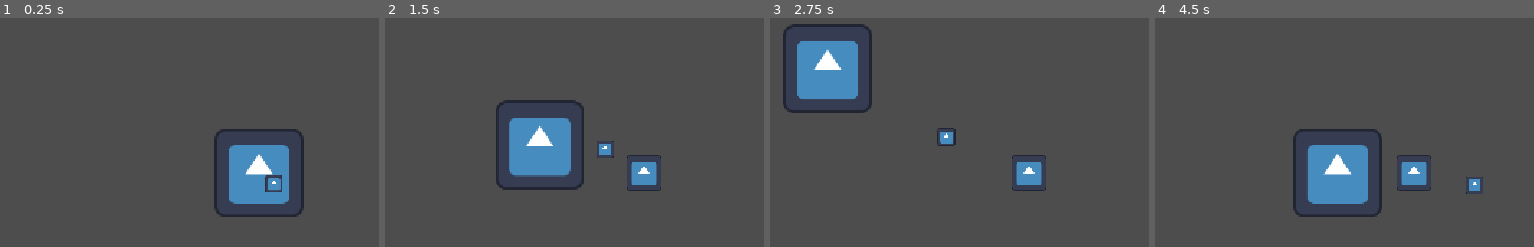
Above: before the commit, frames 1-4 (left to right).
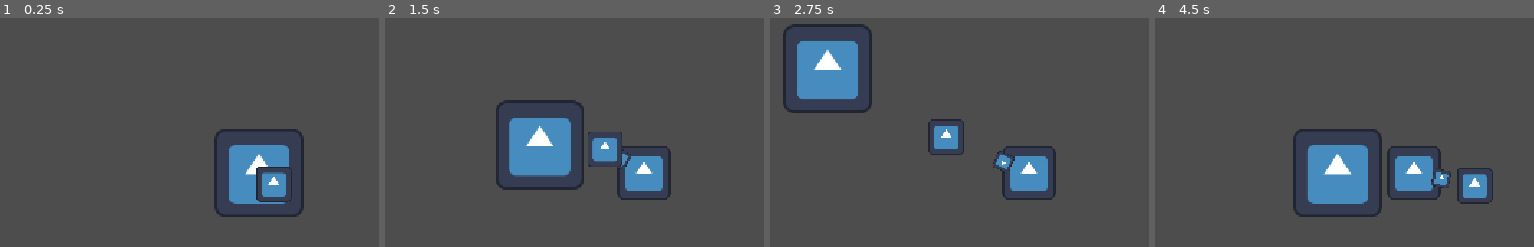
Above: after the commit, the same moments.

Repository: ReddRubinho/Survivors
Game: Godot game, scene res://main.tscn
The game is run twice, just before and just after one commit, with the same random seed, the same clock (stepped at 60 frames per second) and the same inputs. The engine's default icon, where the game draws it, is replaced by a stand-in: a white triangle on a blue panel in a dark square.
Inputs:
- Up to frame 1 (0.25 s): no input
- Up to frame 2 (1.5 s): hold D (Move_Right) 0.53-1.28 s; hold S (Move_Down) from 1.28 s (still down)
- Up to frame 3 (2.75 s): release S (Move_Down) at 2.03 s; hold D (Move_Right) from 2.03 s (still down)
- Up to frame 4 (4.5 s): release D (Move_Right) at 2.78 s; hold W (Move_Up) 2.78-3.53 s; hold A (Move_Left) from 3.53 s (still down)

The runs differ from the first frame. In frame 1, 0.9% of the frame differs, in the area x 67-78%, y 65-81%; in frame 2, 2.2%; in frame 3, 2.4%; in frame 4, 2.5%, in the area x 61-90%, y 55-82%.

Commit message:
feat: add automatic weapon and projectile system

Diff:
--- a/enemy.gd
+++ b/enemy.gd
@@ -2,7 +2,7 @@
 
 var player: Node2D
 
-func _physics_process(_delta):
+func _physics_process(delta: float) -> void:
 	if not is_instance_valid(player):
 		return
 
--- a/enemy.tscn
+++ b/enemy.tscn
@@ -8,7 +8,7 @@
 
 [sub_resource type="CircleShape2D" id="CircleShape2D_ncggm"]
 
-[node name="Enemy" type="CharacterBody2D" unique_id=55069550]
+[node name="Enemy" type="CharacterBody2D" unique_id=55069550 groups=["enemy"]]
 collision_layer = 2
 collision_mask = 0
 script = ExtResource("1_4gyqm")
@@ -17,7 +17,7 @@
 shape = SubResource("CircleShape2D_7xaro")
 
 [node name="Sprite2D" type="Sprite2D" parent="." unique_id=1892032945]
-scale = Vector2(0.2, 0.2)
+scale = Vector2(0.4, 0.4)
 texture = ExtResource("1_7k104")
 
 [node name="DamageArea" type="Area2D" parent="." unique_id=1778711102]
--- a/player.gd
+++ b/player.gd
@@ -25,7 +25,7 @@
 
 	queue_free()
 
-func _physics_process(_delta):
+func _physics_process(delta: float) -> void:
 	var direction = Input.get_vector("Move_Left", "Move_Right", "Move_Up", "Move_Down")
 	velocity = direction * speed
 	move_and_slide()
--- a/player.tscn
+++ b/player.tscn
@@ -2,6 +2,8 @@
 
 [ext_resource type="Script" uid="uid://lrlkd4qbbrek" path="res://player.gd" id="1_onrkg"]
 [ext_resource type="Texture2D" uid="uid://b6pyjum1wc0qp" path="res://icon.svg" id="2_i3pqv"]
+[ext_resource type="Script" uid="uid://bkowuu7o8ahy" path="res://weapon.gd" id="3_i3pqv"]
+[ext_resource type="PackedScene" uid="uid://cqpdrk7fnmete" path="res://projectile.tscn" id="4_hqtel"]
 
 [sub_resource type="CircleShape2D" id="CircleShape2D_ncggm"]
 radius = 30.0
@@ -11,10 +13,19 @@
 script = ExtResource("1_onrkg")
 
 [node name="Sprite2D" type="Sprite2D" parent="." unique_id=207193882]
-scale = Vector2(0.4, 0.4)
+scale = Vector2(0.6, 0.6)
 texture = ExtResource("2_i3pqv")
 
 [node name="CollisionShape2D" type="CollisionShape2D" parent="." unique_id=1670325347]
 shape = SubResource("CircleShape2D_ncggm")
 
 [node name="Camera2D" type="Camera2D" parent="." unique_id=1221549935]
+
+[node name="Weapon" type="Node2D" parent="." unique_id=1706880153]
+script = ExtResource("3_i3pqv")
+projectile_scene = ExtResource("4_hqtel")
+
+[node name="Sprite2D" type="Sprite2D" parent="Weapon" unique_id=732595297]
+position = Vector2(40, 0)
+scale = Vector2(0.2, 0.2)
+texture = ExtResource("2_i3pqv")
--- /dev/null
+++ b/projectile.gd
@@ -0,0 +1,29 @@
+extends Area2D
+@export var speed: float = 500.0
+@export var max_distance: float = 500.0
+
+var direction: Vector2
+var distance_traveled: float = 0.0
+
+func _physics_process(delta: float) -> void:
+	var movement = direction * speed * delta
+	position += movement
+
+	distance_traveled += movement.length()
+
+	if distance_traveled >= max_distance:
+		queue_free()
+
+# Called when the node enters the scene tree for the first time.
+func _ready() -> void:
+	pass # Replace with function body.
+
+
+# Called every frame. 'delta' is the elapsed time since the previous frame.
+func _process(delta: float) -> void:
+	pass
+
+
+func _on_body_entered(body: Node2D) -> void:
+	if body.is_in_group("enemy"):
+		queue_free()
--- /dev/null
+++ b/projectile.tscn
@@ -0,0 +1,20 @@
+[gd_scene format=3 uid="uid://cqpdrk7fnmete"]
+
+[ext_resource type="Script" uid="uid://b4pdcuw4cx80v" path="res://projectile.gd" id="1_a85iw"]
+[ext_resource type="Texture2D" uid="uid://b6pyjum1wc0qp" path="res://icon.svg" id="2_qxf0c"]
+
+[sub_resource type="CircleShape2D" id="CircleShape2D_d8nfx"]
+radius = 5.0
+
+[node name="Projectile" type="Area2D" unique_id=1057233607]
+collision_mask = 2
+script = ExtResource("1_a85iw")
+
+[node name="Sprite2D" type="Sprite2D" parent="." unique_id=777814157]
+scale = Vector2(0.1, 0.1)
+texture = ExtResource("2_qxf0c")
+
+[node name="CollisionShape2D" type="CollisionShape2D" parent="." unique_id=2069373583]
+shape = SubResource("CircleShape2D_d8nfx")
+
+[connection signal="body_entered" from="." to="." method="_on_body_entered"]
--- /dev/null
+++ b/weapon.gd
@@ -0,0 +1,39 @@
+extends Node2D
+@export var projectile_scene: PackedScene
+@export var attack_cooldown: float = 1.0
+var attack_timer: float = 0.0
+
+func get_nearest_enemy():
+	var enemies = get_tree().get_nodes_in_group("enemy")
+	var nearest_enemy = null
+	var nearest_distance = INF
+
+	for enemy in enemies:
+		var distance = global_position.distance_to(enemy.global_position)
+
+		if distance < nearest_distance:
+			nearest_distance = distance
+			nearest_enemy = enemy
+	return nearest_enemy
+
+func _physics_process(delta: float) -> void:
+	var enemy = get_nearest_enemy()
+	if enemy:
+		look_at(enemy.global_position)
+
+		attack_timer -= delta
+
+		if attack_timer <= 0:
+			var projectile = projectile_scene.instantiate()
+			get_parent().get_parent().add_child(projectile)
+
+			projectile.global_position = $Sprite2D.global_position
+			projectile.direction = global_position.direction_to(enemy.global_position)
+
+			attack_timer = attack_cooldown
+# Called when the node enters the scene tree for the first time.
+func _ready() -> void:
+	pass
+# Called every frame. 'delta' is the elapsed time since the previous frame.
+func _process(delta: float) -> void:
+	pass
